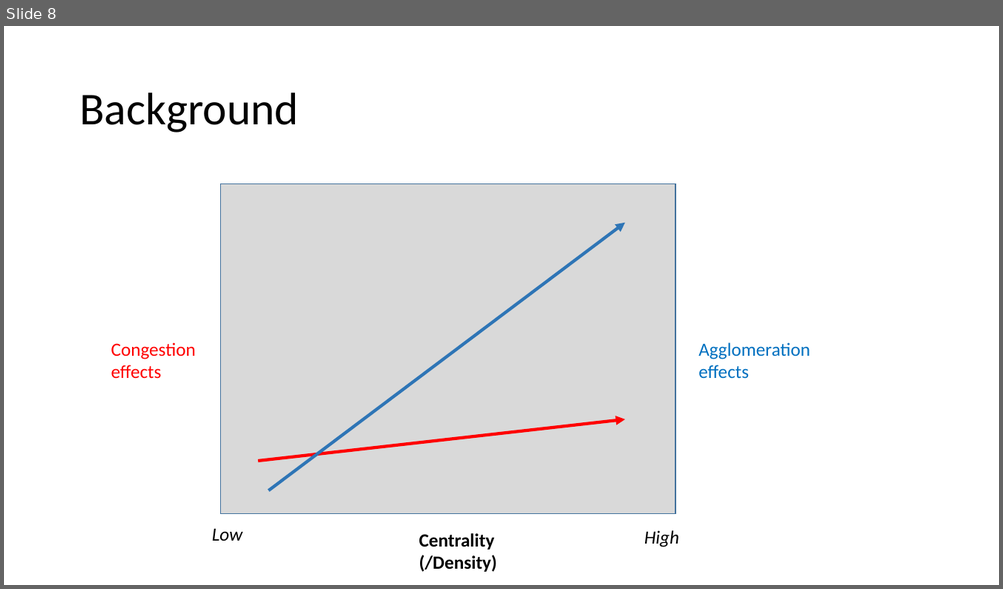
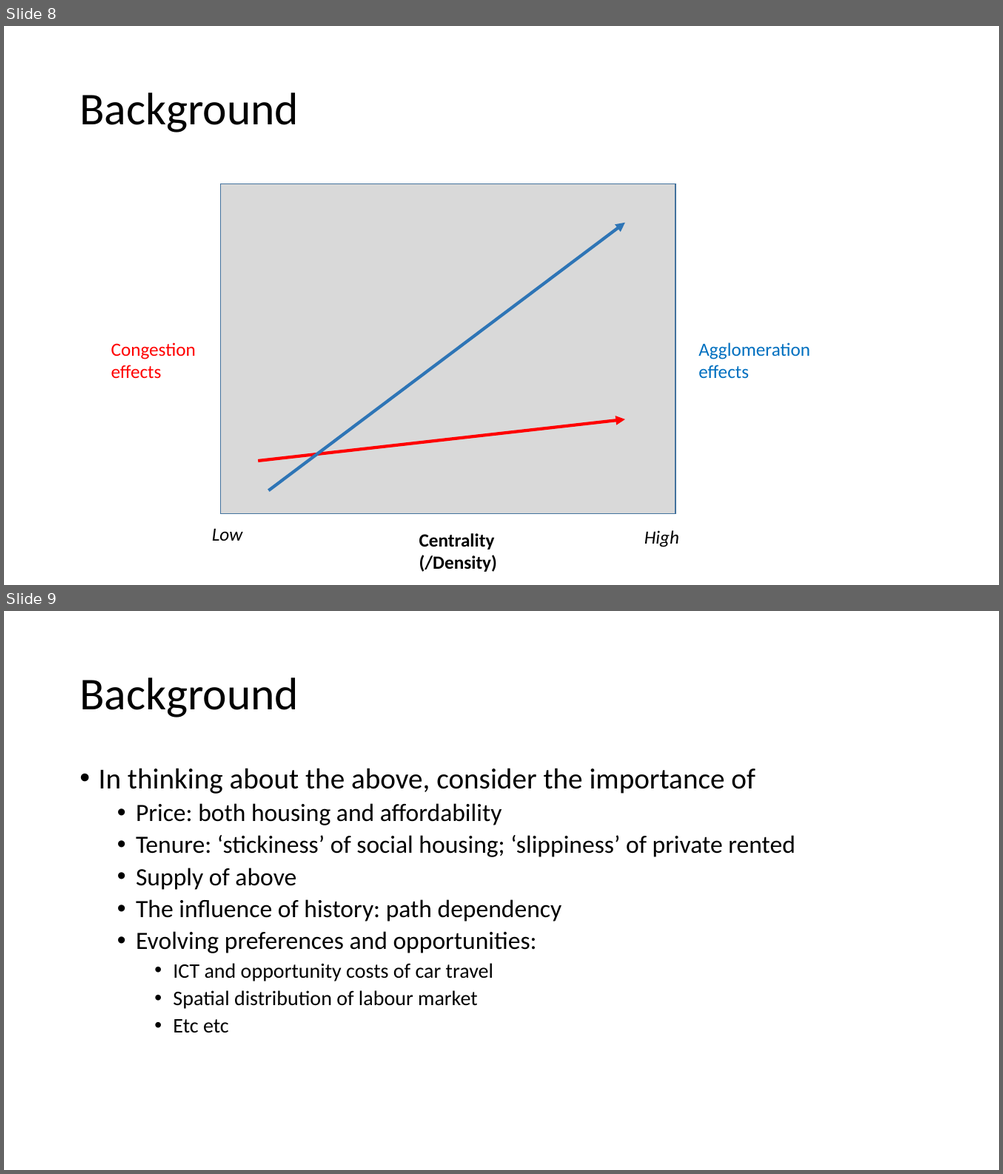
Before and after one commit to JonMinton/decentralisation_simd_dz2011, a slide deck: presentation/Is poverty moving to the suburbs in Scottish.pptx. Shown one above the other, each under a label of ours: slide 8 before the commit, slides 8 and 9 after it. The pictures are 1003x589 and 1003x1174 pixels, drawn with LibreOffice and Linux fonts; fonts in the diff are those of the drawing. Boxes give left, top, right and bottom in pixels: in the first picture for what was removed or moved away, otherwise in the second. Text is boxed around its words. In the diff, an @@ line names an element or a change of style, - is before the commit and + after.

```diff
--- a/presentation/Is poverty moving to the suburbs in Scottish.pptx
+++ b/presentation/Is poverty moving to the suburbs in Scottish.pptx
@@ slide 9 added at (4,611,999,1170), background #FFFFFF @@
@@ title added at (79,678,299,718), 44 pt, text #000000 @@
+Background
@@ text added at (99,768,795,1034), 24 pt, text #000000 @@
+• In thinking about the above, consider the importance of
+  • Price: both housing and affordability
+  • Tenure: ‘stickiness’ of social housing; ‘slippiness’ of private rented
+  • Supply of above
+  • The influence of history: path dependency
+  • Evolving preferences and opportunities:
+    • ICT and opportunity costs of car travel
+    • Spatial distribution of labour market
+    • Etc etc
```
Also in this commit, not shown: 1 slide changed, 21 other slides added.
